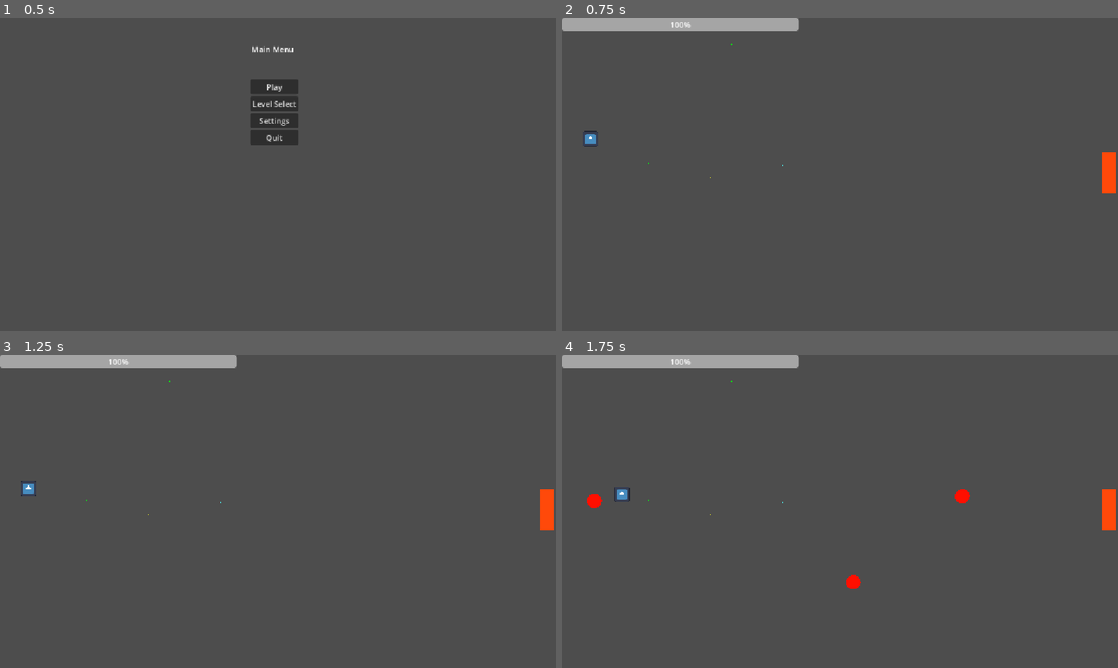
Above: before the commit, frames 1-4 (two rows, left to right).
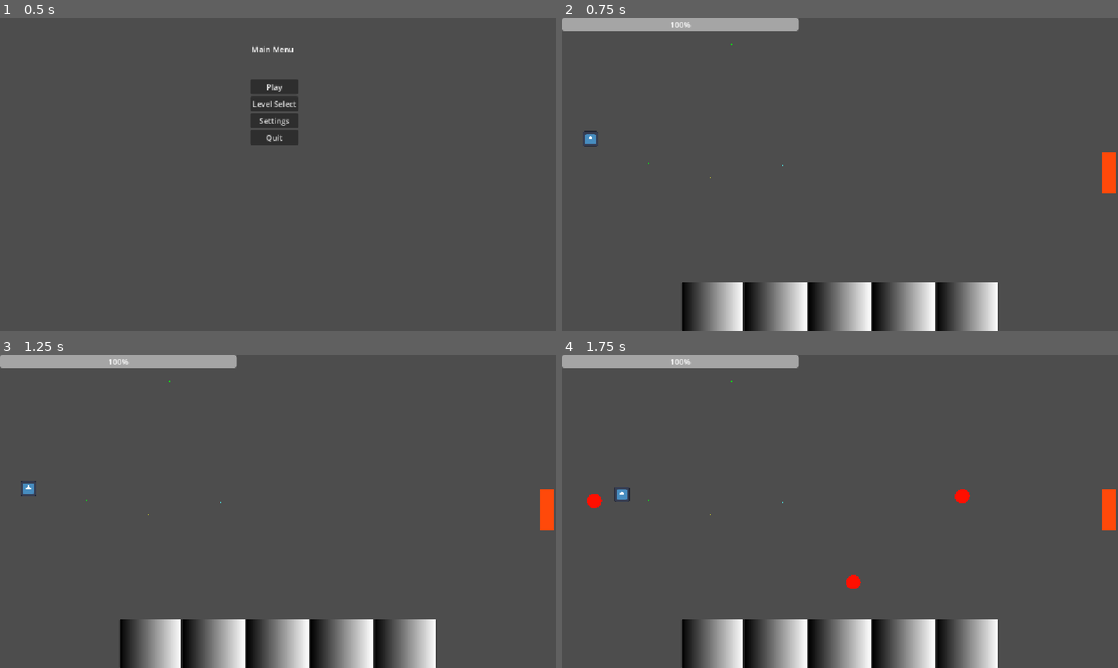
Above: after the commit, the same moments.

Repository: Cayuga007/summer-summit-2026
Game: Godot game, scene res://UI/Main_menu.tscn
Same seed, same stepped clock (60 frames per second), same inputs: the game is played once before the commit and once after it. The engine's default icon, where the game draws it, is replaced by a stand-in: a white triangle on a blue panel in a dark square.
Inputs (mouse positions are in pixels of both pictures, inside the frame that each line leads up to):
- Up to frame 1 (0.5 s): no input
- Up to frame 2 (0.75 s): click "Play" at 0.5 s
- Up to frame 3 (1.25 s): no input
- Up to frame 4 (1.75 s): tap Enter at 1.25 s; move the mouse to (962, 495) at 1.27 s; hold D (right) from 1.28 s (still down); click (962, 495) at 1.42 s; tap Space (jump) at 1.52 s

Frame 1 is identical in both runs. In frame 2, 7.2% of the frame differs, in the area x 21-79%, y 84-100%; in frame 3, 7.2%; in frame 4, 7.2%.

Commit message:
starting on color switching

Diff:
--- a/Scripts/PlayerVariables.gd
+++ b/Scripts/PlayerVariables.gd
@@ -1,4 +1,13 @@
 extends Node
+
+
+var colors = [
+	preload("res://platforms/platform.tscn"),
+	preload("res://platforms/IcePlatform.tscn"),
+	preload("res://platforms/JumpPlatform.tscn"),
+	preload("res://platforms/GravityPlatform.tscn"),
+	#preload("res://platforms/PortalPlatform.tscn"),
+]
 
 # Core movement — change these anytime; the player reads them live.
 var speed := 300.0
--- a/Scripts/paintbrush.gd
+++ b/Scripts/paintbrush.gd
@@ -2,7 +2,7 @@
 
 
 @export var paint_prefab: PackedScene
-@export var paint_meter: CanvasLayer
+@export var paint_ui: CanvasLayer
 @export var max_meter_amount: float = 100
 @export var meter_spill_amount: float = 0.1
 @export var paint_radius := 30
@@ -55,5 +55,5 @@
 	mesh_instance.mesh.height = paint_radius * 2
 
 	_meter_amount -= meter_spill_amount
-	var progress_bar: ProgressBar = paint_meter.get_child(0)
+	var progress_bar: ProgressBar = paint_ui.get_child(0)
 	progress_bar.value = _meter_amount / max_meter_amount * 100
--- a/paint_meter.tscn
+++ /dev/null
@@ -1,8 +0,0 @@
-[gd_scene format=3 uid="uid://ckomwa1i1v83q"]
-
-[node name="PaintMeter" type="CanvasLayer" unique_id=1937635955]
-
-[node name="ProgressBar" type="ProgressBar" parent="." unique_id=2067280672]
-offset_right = 490.0
-offset_bottom = 27.0
-value = 100.0
--- /dev/null
+++ b/paint_ui.tscn
@@ -0,0 +1,53 @@
+[gd_scene format=3 uid="uid://ckomwa1i1v83q"]
+
+[sub_resource type="Gradient" id="Gradient_4l4kc"]
+
+[sub_resource type="GradientTexture1D" id="GradientTexture1D_85llr"]
+gradient = SubResource("Gradient_4l4kc")
+width = 128
+
+[node name="PaintUI" type="CanvasLayer" unique_id=1937635955]
+
+[node name="PaintMeter" type="ProgressBar" parent="." unique_id=2067280672]
+offset_right = 490.0
+offset_bottom = 27.0
+value = 100.0
+
+[node name="PanelContainer" type="PanelContainer" parent="." unique_id=1566601895]
+anchors_preset = 12
+anchor_top = 1.0
+anchor_right = 1.0
+anchor_bottom = 1.0
+offset_left = 448.0
+offset_top = -101.0
+offset_right = -448.0
+grow_horizontal = 2
+grow_vertical = 0
+
+[node name="HBoxContainer" type="HBoxContainer" parent="PanelContainer" unique_id=1328092433]
+layout_mode = 2
+
+[node name="TextureRect" type="TextureRect" parent="PanelContainer/HBoxContainer" unique_id=1386511140]
+layout_mode = 2
+size_flags_horizontal = 4
+texture = SubResource("GradientTexture1D_85llr")
+
+[node name="TextureRect2" type="TextureRect" parent="PanelContainer/HBoxContainer" unique_id=406560320]
+layout_mode = 2
+size_flags_horizontal = 4
+texture = SubResource("GradientTexture1D_85llr")
+
+[node name="TextureRect3" type="TextureRect" parent="PanelContainer/HBoxContainer" unique_id=1493756286]
+layout_mode = 2
+size_flags_horizontal = 4
+texture = SubResource("GradientTexture1D_85llr")
+
+[node name="TextureRect4" type="TextureRect" parent="PanelContainer/HBoxContainer" unique_id=1418462283]
+layout_mode = 2
+size_flags_horizontal = 4
+texture = SubResource("GradientTexture1D_85llr")
+
+[node name="TextureRect5" type="TextureRect" parent="PanelContainer/HBoxContainer" unique_id=803340677]
+layout_mode = 2
+size_flags_horizontal = 4
+texture = SubResource("GradientTexture1D_85llr")
--- a/paintbrush.tscn
+++ b/paintbrush.tscn
@@ -2,11 +2,11 @@
 
 [ext_resource type="Script" uid="uid://br2lq756kfoy6" path="res://Scripts/paintbrush.gd" id="1_kh68u"]
 [ext_resource type="PackedScene" uid="uid://cm2yksx2t35f0" path="res://platforms/platform.tscn" id="2_7stys"]
-[ext_resource type="PackedScene" uid="uid://ckomwa1i1v83q" path="res://paint_meter.tscn" id="3_slo63"]
+[ext_resource type="PackedScene" uid="uid://ckomwa1i1v83q" path="res://paint_ui.tscn" id="3_slo63"]
 
-[node name="Paintbrush" type="Node2D" unique_id=1638959940 node_paths=PackedStringArray("paint_meter")]
+[node name="Paintbrush" type="Node2D" unique_id=1638959940 node_paths=PackedStringArray("paint_ui")]
 script = ExtResource("1_kh68u")
 paint_prefab = ExtResource("2_7stys")
-paint_meter = NodePath("PaintMeter")
+paint_ui = NodePath("PaintUI")
 
-[node name="PaintMeter" parent="." unique_id=1937635955 instance=ExtResource("3_slo63")]
+[node name="PaintUI" parent="." unique_id=1937635955 instance=ExtResource("3_slo63")]
